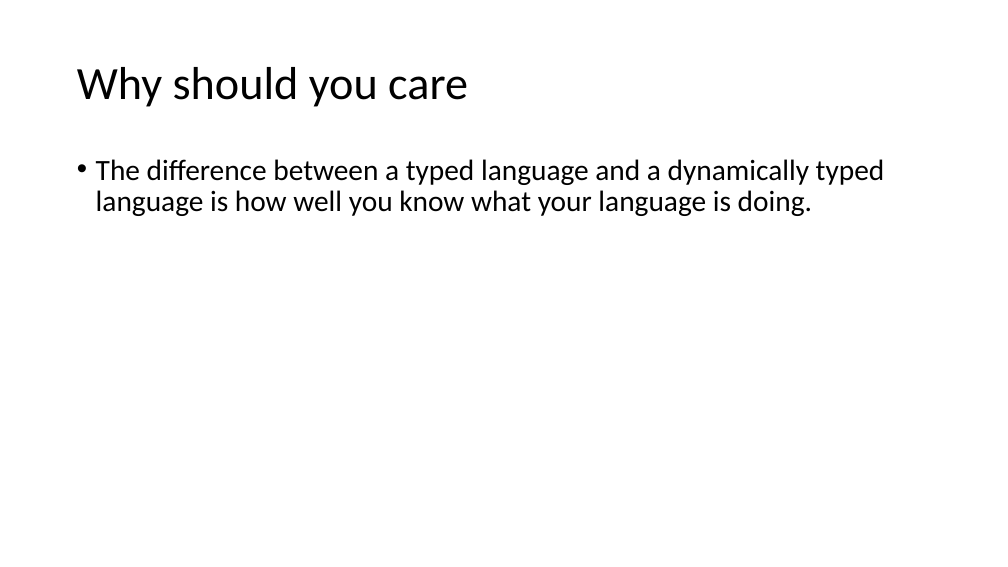
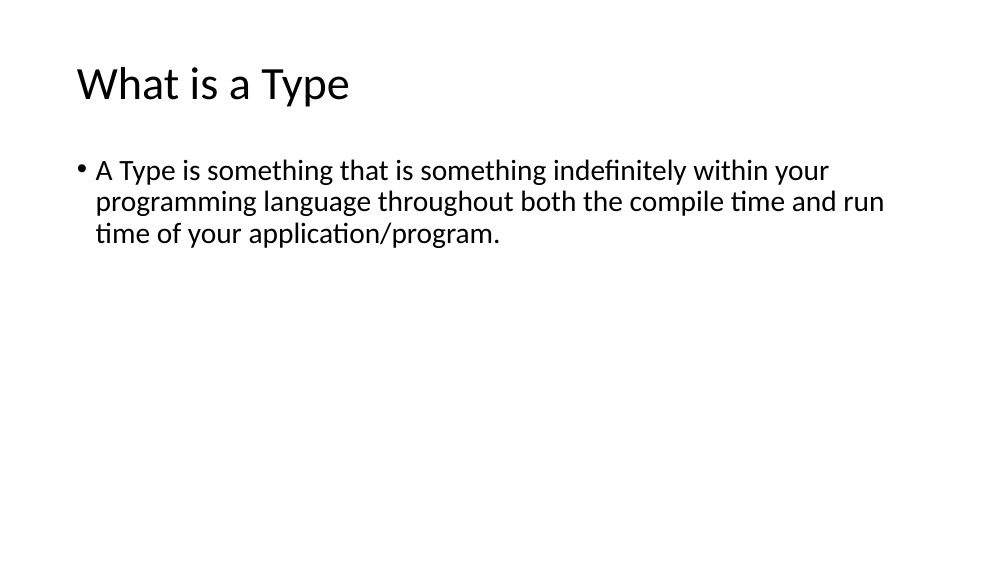
Before and after one commit to seanwestfall/algorithm_w_presentation, a slide deck: slide 3 of Presentation1.pptx (slide 6 before the commit). Drawn at 1008x567 pixels with LibreOffice and Linux fonts; fonts in the diff are those of the drawing. Boxes give left, top, right and bottom in pixels: in the first picture for what was removed or moved away, otherwise in the second. Text is boxed around its words. In the diff, an @@ line names an element or a change of style, - is before the commit and + after.

```diff
--- a/Presentation1.pptx
+++ b/Presentation1.pptx
@@ title at (x1=77, y1=67, x2=350, y2=107): text changed @@
-Why should you care
+What is a Type
@@ text at (x1=96, y1=159, x2=884, y2=248): text changed @@
-• The difference between a typed language and a dynamically typed language is how well you know what your language is doing.
+• A Type is something that is something indefinitely within your programming language throughout both the compile time and run time of your application/program.
```
Also in this commit, not shown: 3 other slides changed, 2 slides added, 1 slide removed.
